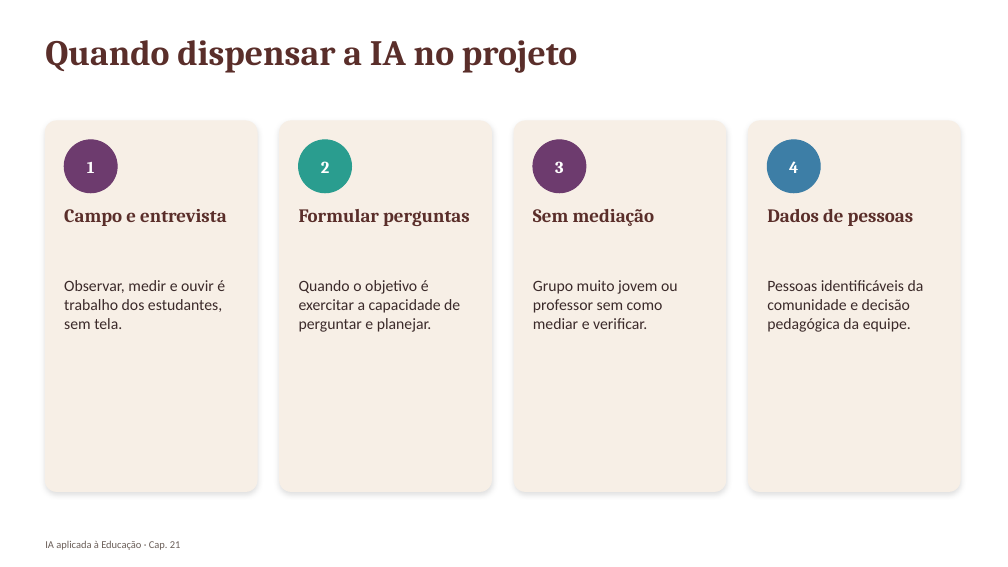
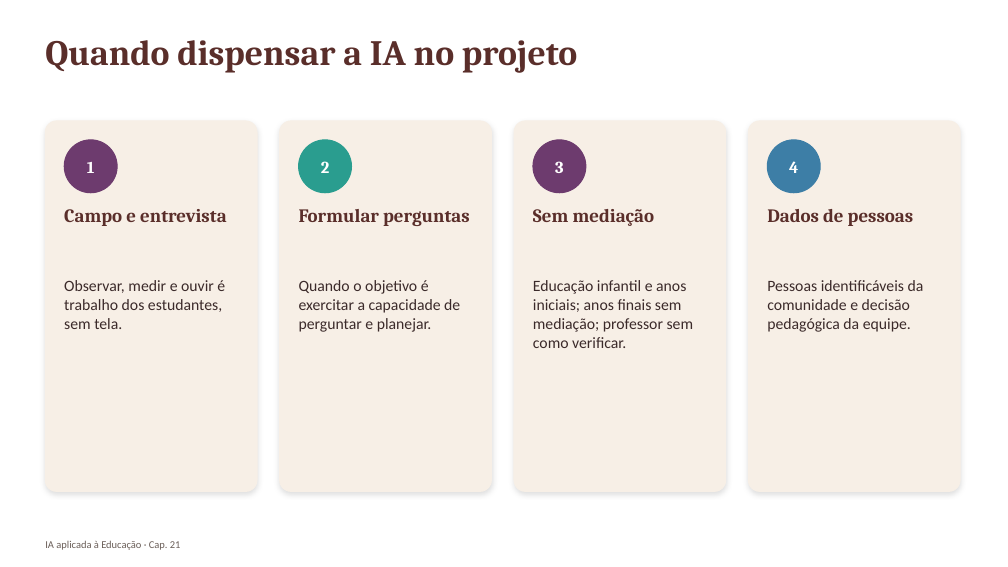
Before and after one commit to arakenmedeiros/claude, a slide deck: slide 20 of livro_ia_educacao/saida/pptx/Cap21_slides.pptx. Drawn at 1008x567 pixels with LibreOffice and Linux fonts; fonts in the diff are those of the drawing. Boxes give left, top, right and bottom in pixels: in the first picture for what was removed or moved away, otherwise in the second. Text is boxed around its words. In the diff, an @@ line names an element or a change of style, - is before the commit and + after.

```diff
--- a/livro_ia_educacao/saida/pptx/Cap21_slides.pptx
+++ b/livro_ia_educacao/saida/pptx/Cap21_slides.pptx
@@ text at (533, 280, 694, 348): text changed @@
-Grupo muito jovem ou professor sem como mediar e verificar.
+Educação infantil e anos iniciais; anos finais sem mediação; professor sem como verificar.
```
Also in this commit, not shown: 2 other slides changed, 1 slide added, 32 other files.
